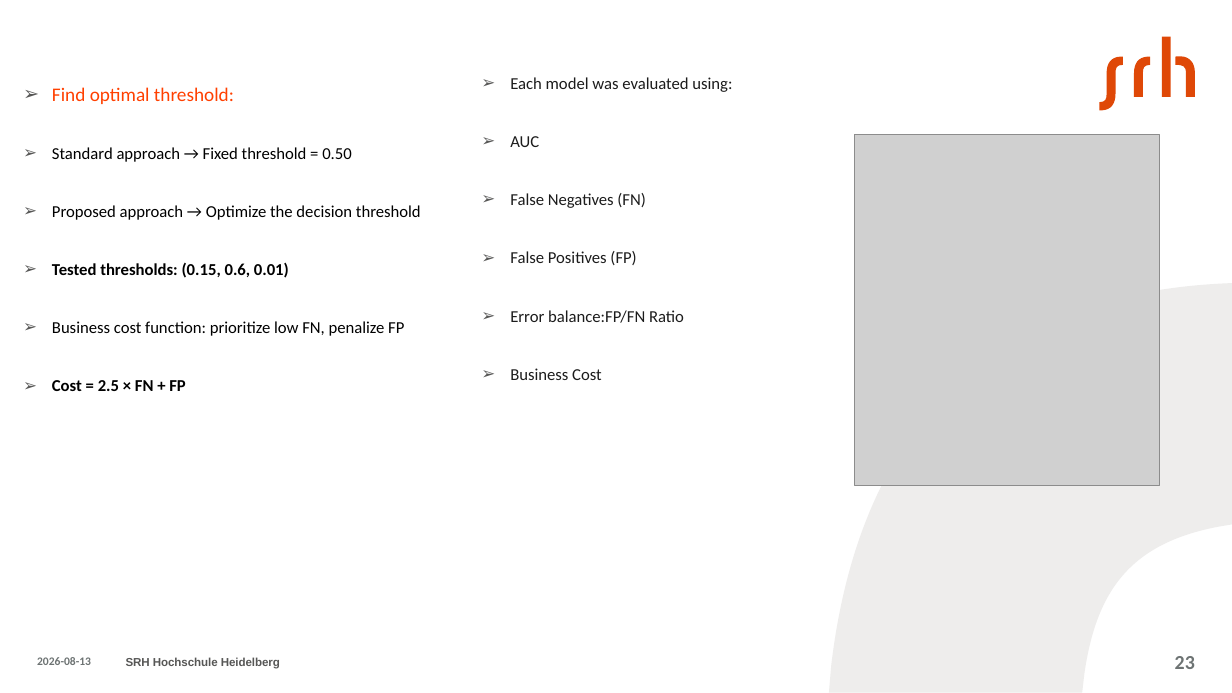
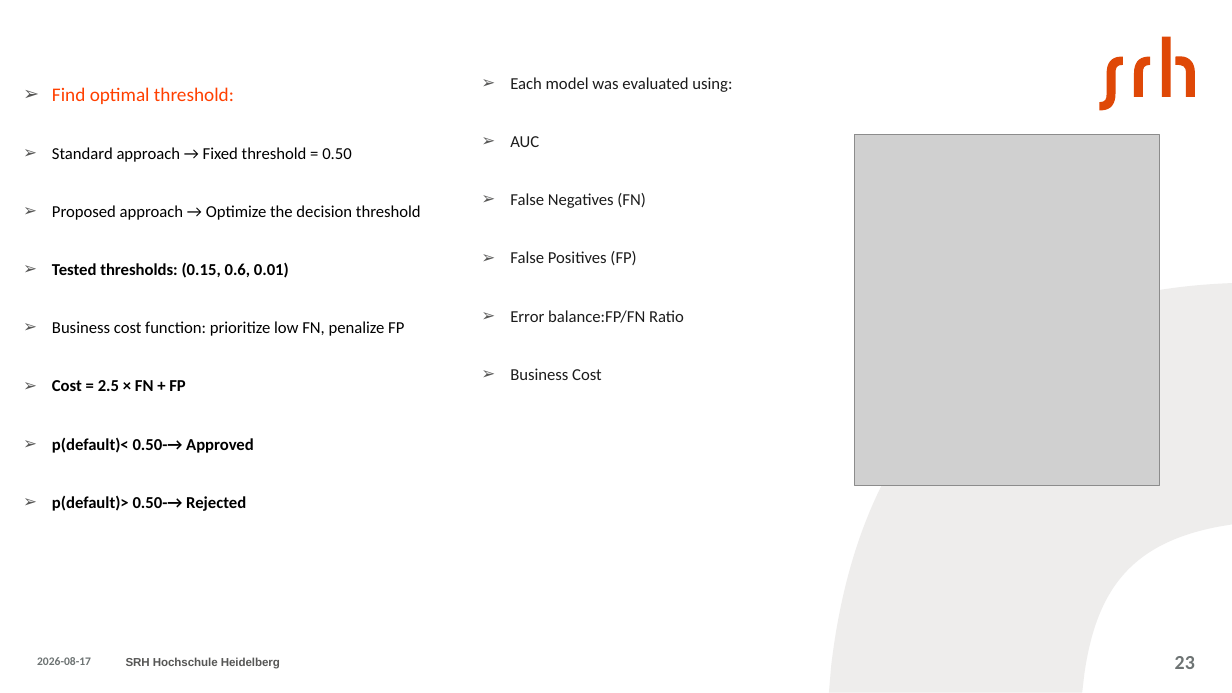
Before and after one commit to aminfeli/Thesis, a slide deck: slide 23 of presentation-.pptx. Drawn at 1232x693 pixels with LibreOffice and Linux fonts; fonts in the diff are those of the drawing; grey boxes stand for pictures. Boxes give left, top, right and bottom in pixels: in the first picture for what was removed or moved away, otherwise in the second. Text is boxed around its words. In the diff, an @@ line names an element or a change of style, - is before the commit and + after.

```diff
--- a/presentation-.pptx
+++ b/presentation-.pptx
@@ text at <box>52,438,254,511</box>: paragraphs added @@
+➢ p(default)< 0.50-→ Approved
+➢ p(default)> 0.50-→ Rejected
@@ text at <box>37,657,91,665</box>: text changed @@
-2026-08-13
+2026-08-17
```
Also in this commit, not shown: 32 other slides changed, 2 other files.
